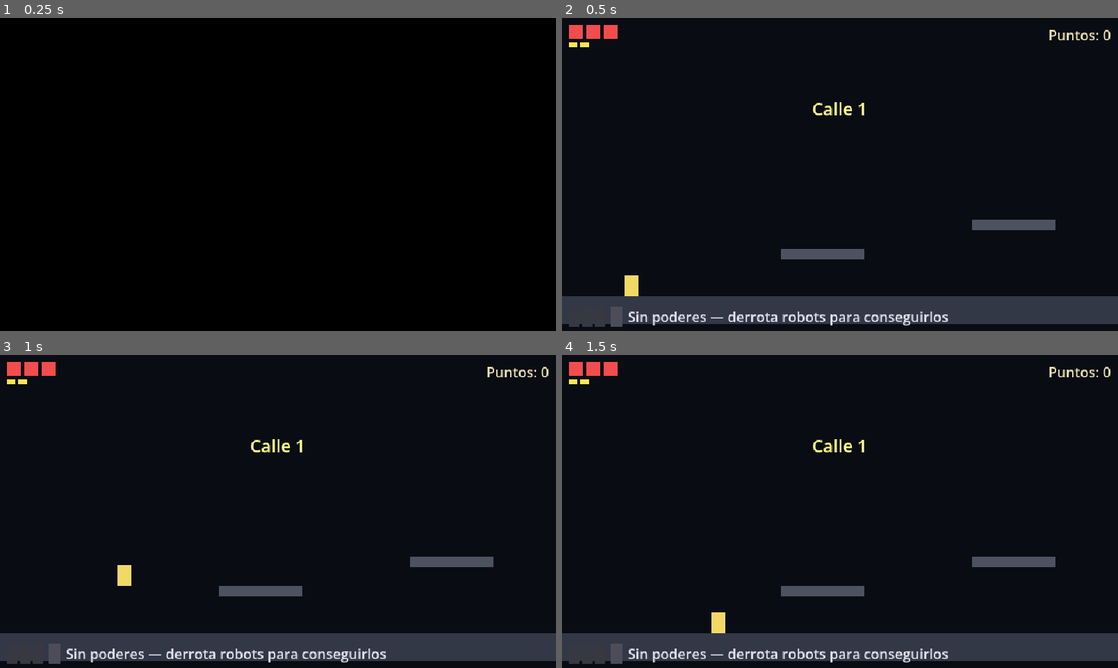
Above: before the commit, frames 1-4 (two rows, left to right).
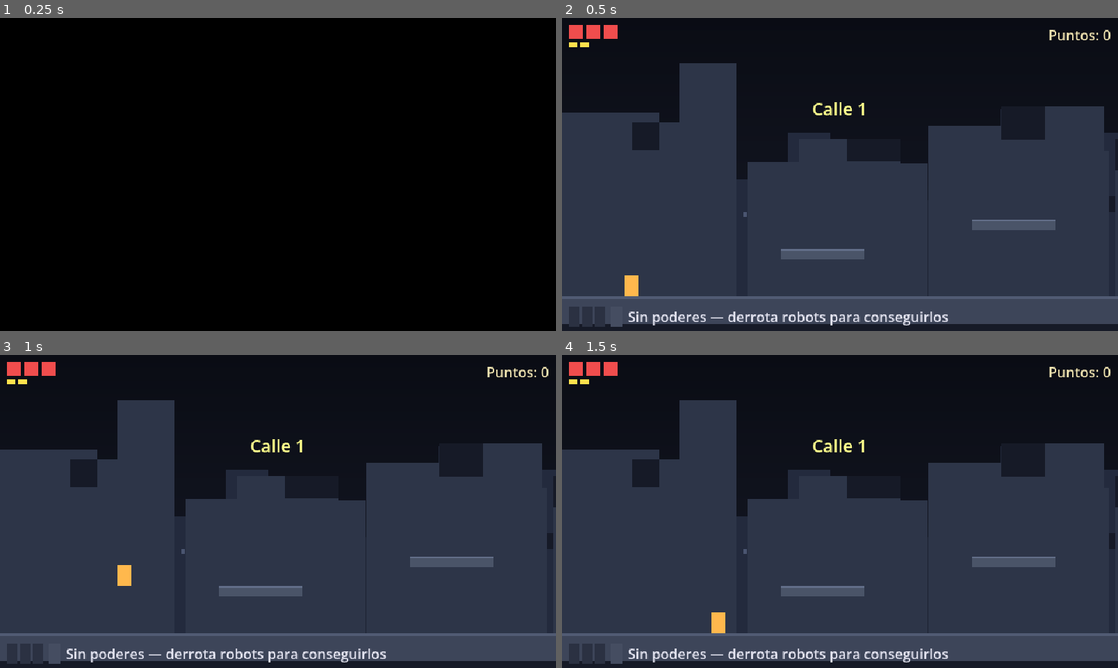
Above: after the commit, the same moments.

Repository: victor-UTR/mundos-de-poder
Game: Godot game, scene res://scenes/Boot.tscn
Two runs of this game, one before a commit and one after it. Both use one fixed random seed, a clock stepped at 60 frames per second and the inputs below.
Inputs (mouse positions are in pixels of both pictures, inside the frame that each line leads up to):
- Up to frame 1 (0.25 s): no input
- Up to frame 2 (0.5 s): no input
- Up to frame 3 (1 s): tap Enter at 0.5 s; move the mouse to (400, 495) at 0.52 s; hold D (move_right) from 0.53 s (still down); tap J (attack) at 0.6 s; click (400, 495) at 0.67 s; tap Space (jump) at 0.77 s
- Up to frame 4 (1.5 s): release D (move_right) at 1.25 s; drag from (728, 527) to (812, 574) at 1.27 s

Frame 1 is identical in both runs. In frame 2, 54% of the frame differs, in the area x 0-100%, y 14-90%; in frame 3, 54%; in frame 4, 54%.

Commit message:
feat: paleta unica y ciudad nocturna de fondo con parallax
El juego se dibujaba sobre un vacio liso y los rectangulos flotaban en la
nada, que era lo que mas lo hacia parecer un prototipo. Y los colores
estaban sueltos: 97 literales Color en 25 archivos, con cuatro grises
"inactivo" distintos que deberian haber sido el mismo.

- Palette.gd (autoload) pasa a ser la fuente de verdad de todo el color.
  Los .tscn conservan literales, pero solo como vista previa del editor:
  en ejecucion mandan los de Palette, que se aplican en _ready.
- CityBackground.gd: skyline en tres capas con parallax, generado por
  codigo con semilla fija y sin un solo PNG (misma pantalla, mismo
  skyline). Lo monta LevelScreen, asi lo heredan las cinco pantallas.
- Legibilidad fondo/primer plano: filo mas claro en suelo y plataformas,
  y todo el decorado mas oscuro que cualquier cosa que se pueda pisar.
- Las plataformas ocultas se revelan en el cian de la Vision, para que se
  vea que estan ahi gracias al poder y no por casualidad.
- El jugador pasa a ambar: antes era casi identico al amarillo del EMP.

Se descarta a proposito el CanvasModulate nocturno: multiplica todos los
CanvasItem, asi que aplanaria justo el contraste que esto busca.

Diff:
--- a/scripts/enemies/Enemy.gd
+++ b/scripts/enemies/Enemy.gd
@@ -24,6 +24,21 @@
 func _ready() -> void:
 	hp = max_hp
 	add_to_group("enemies")
+	_apply_palette()
+
+
+## Sobreescribir en subclases para pintarse desde Palette. Los colores del
+## .tscn son sólo vista previa del editor; los de verdad se aplican aquí.
+func _apply_palette() -> void:
+	pass
+
+
+## Pinta un ColorRect hijo si existe. Evita repetir el get_node_or_null +
+## comprobación en los tres robots.
+func _tint(node_path: String, c: Color) -> void:
+	var n := get_node_or_null(node_path)
+	if n is ColorRect:
+		n.color = c
 
 
 func _physics_process(delta: float) -> void:
@@ -51,14 +66,14 @@
 	if is_dead:
 		return
 	hp -= amount
-	_flash(Color(1, 0.4, 0.4))
+	_flash(Palette.FLASH_HURT)
 	if hp <= 0:
 		_die()
 
 
 func stun(duration: float) -> void:
 	stun_until = Time.get_ticks_msec() / 1000.0 + duration
-	_flash(Color(0.5, 0.8, 1.0))
+	_flash(Palette.FLASH_STUN)
 
 
 func _die() -> void:
--- a/scripts/enemies/Laser.gd
+++ b/scripts/enemies/Laser.gd
@@ -12,6 +12,10 @@
 
 
 func _ready() -> void:
+	# El color del .tscn es sólo vista previa del editor; manda Palette.
+	var sprite := get_node_or_null("Sprite")
+	if sprite is ColorRect:
+		sprite.color = Palette.LASER
 	body_entered.connect(_on_body_entered)
 
 
--- a/scripts/enemies/RobotEscaner.gd
+++ b/scripts/enemies/RobotEscaner.gd
@@ -17,6 +17,12 @@
 	hp = max_hp
 
 
+func _apply_palette() -> void:
+	_tint("Sprite", Palette.ENEMY_SCANNER)
+	_tint("Eye", Palette.ENEMY_SCANNER_EYE)
+	_tint("Antenna", Palette.ENEMY_SCANNER)
+
+
 func _ai_tick(_delta: float) -> void:
 	var dx := global_position.x - _origin_x
 	if dx > patrol_range and _dir > 0:
--- a/scripts/enemies/RobotSirena.gd
+++ b/scripts/enemies/RobotSirena.gd
@@ -19,6 +19,13 @@
 		power_drop = GameState.Power.EMP
 	max_hp = 2
 	hp = max_hp
+
+
+func _apply_palette() -> void:
+	_tint("Sprite", Palette.ENEMY_SIREN)
+	_tint("Light1", Palette.ENEMY_SIREN_LIGHT)
+	_tint("Light2", Palette.ENEMY_SIREN_LIGHT)
+	_tint("Antenna", Palette.ENEMY_SIREN_ANTENNA)
 
 
 func _ai_tick(_delta: float) -> void:
--- a/scripts/enemies/RobotTorreta.gd
+++ b/scripts/enemies/RobotTorreta.gd
@@ -16,6 +16,12 @@
 	max_hp = 3
 	hp = max_hp
 	_fire_at = Time.get_ticks_msec() / 1000.0 + fire_interval
+
+
+func _apply_palette() -> void:
+	_tint("Sprite", Palette.ENEMY_TURRET)
+	_tint("Barrel", Palette.ENEMY_TURRET_BARREL)
+	_tint("Base", Palette.ENEMY_TURRET_BASE)
 
 
 func _ai_tick(_delta: float) -> void:
@@ -50,4 +56,4 @@
 	get_parent().add_child(laser)
 	Audio.play("laser")
 	# Fogonazo del cañón: parpadeo blanco corto.
-	_flash(Color(1, 1, 0.8))
+	_flash(Palette.FLASH_CHARGE)
--- a/scripts/globals/GameState.gd
+++ b/scripts/globals/GameState.gd
@@ -11,24 +11,24 @@
 # level: nivel donde se obtiene
 enum Power { VISION = 1, SHIELD = 2, EMP = 3 }
 
+# Los colores viven en Palette, no aquí: antes estaban duplicados en este
+# diccionario, en Player.tscn, en HUD.gd y en Inventory.gd, y se salían de
+# sincronía en cuanto se tocaba uno.
 const POWER_INFO := {
 	Power.VISION: {
 		"name": "Visión", "level": 1,
 		"desc": "Revela plataformas y botones ocultos.",
 		"source": "Robot-Escáner",
-		"color": Color(0.55, 0.85, 1.0),
 	},
 	Power.SHIELD: {
 		"name": "Escudo", "level": 1,
 		"desc": "Bloquea el próximo golpe recibido.",
 		"source": "Robot-Torreta",
-		"color": Color(0.4, 0.9, 0.5),
 	},
 	Power.EMP: {
 		"name": "Pulso EMP", "level": 1,
 		"desc": "Aturde a los enemigos cercanos 2 segundos.",
 		"source": "Robot-Sirena",
-		"color": Color(1.0, 0.85, 0.3),
 	},
 }
 
@@ -36,10 +36,11 @@
 const POWER_ORDER := [Power.VISION, Power.SHIELD, Power.EMP]
 
 
-## Color del poder, o gris si no existe.
+## Color del poder, o gris si no existe. Se mantiene aquí como fachada
+## porque medio HUD ya llamaba a GameState.power_color(); por dentro delega
+## en Palette, que es la fuente de verdad.
 func power_color(power_id: int) -> Color:
-	var info: Dictionary = POWER_INFO.get(power_id, {})
-	return info.get("color", Color(0.6, 0.6, 0.65))
+	return Palette.power(power_id)
 
 
 ## Nombre del poder, o "?" si no existe.
--- a/scripts/globals/Palette.gd
+++ b/scripts/globals/Palette.gd
@@ -29,8 +29,10 @@
 ## ciudad está desolada, no viva.
 const CITY_WINDOW := Color("4a5570")
 
-## Tinte nocturno global (CanvasModulate). Blanco = sin tinte.
-const NIGHT_TINT := Color("aab4d4")
+# Aquí iba un CanvasModulate con tinte nocturno, y se descartó a propósito:
+# multiplica TODOS los CanvasItem, así que oscurecería también al jugador y
+# a los poderes, aplanando justo el contraste fondo/primer plano que esta
+# paleta busca. El ambiente nocturno ya está en los colores del fondo.
 
 # --- Geometría sólida ------------------------------------------------------
 # Clave de legibilidad: TODO esto es más claro que cualquier capa de fondo,
--- /dev/null
+++ b/scripts/levels/CityBackground.gd
@@ -0,0 +1,167 @@
+extends Node2D
+## Fondo de ciudad nocturna con parallax de tres capas.
+##
+## Antes el juego se dibujaba sobre el `default_clear_color`: un vacío liso.
+## Los rectángulos flotaban en la nada, y eso es lo que más hacía que
+## pareciera un prototipo. Esto le da un sitio donde estar.
+##
+## Se construye entero por código y sin un solo PNG, con siluetas generadas
+## a partir de una semilla fija (misma pantalla = mismo skyline siempre).
+## Cuando lleguen los sprites de la Fase 3, se sustituye el `_draw()` por
+## texturas y el resto de la estructura se queda igual.
+##
+## Estructura:
+##   CanvasLayer(-100) -> cielo en degradado, no se mueve nunca
+##   Parallax2D x3     -> skyline lejano / medio / cercano
+##
+## Perspectiva atmosférica invertida para legibilidad: lo lejano es lo más
+## oscuro (se funde con el cielo) y lo cercano lo más claro, pero SIEMPRE
+## más oscuro que el suelo y las plataformas, para que el niño distinga de
+## un vistazo lo que es decorado de lo que se puede pisar.
+
+## Altura de la línea de suelo. La pasa LevelScreen.
+@export var ground_top: float = 324.0
+
+## Ancho del patrón que se repite. Los edificios se dibujan dentro de este
+## ancho sin cruzar los bordes, así el tileado no tiene costuras.
+const TILE_W := 720.0
+const REPEAT_TIMES := 8
+
+## scroll_scale por capa. 0 = infinitamente lejos (no se mueve), 1 = pegado
+## al mundo (sin parallax). En Y va 1.0 siempre, para que las bases de los
+## edificios se apoyen exactamente en la línea de suelo.
+const LAYERS := [
+	{"scroll": 0.15, "seed": 1001, "count": 26, "min_h": 70.0, "max_h": 145.0,
+		"min_w": 22.0, "max_w": 46.0, "color": "CITY_FAR", "windows": true},
+	{"scroll": 0.32, "seed": 2002, "count": 17, "min_h": 110.0, "max_h": 215.0,
+		"min_w": 38.0, "max_w": 74.0, "color": "CITY_MID", "windows": true},
+	{"scroll": 0.55, "seed": 3003, "count": 10, "min_h": 150.0, "max_h": 275.0,
+		"min_w": 64.0, "max_w": 120.0, "color": "CITY_NEAR", "windows": false},
+]
+
+
+func _ready() -> void:
+	# Muy al fondo: por debajo de suelo, plataformas, enemigos y jugador.
+	z_index = -100
+	_build_sky()
+	for cfg in LAYERS:
+		_build_layer(cfg)
+
+
+# --- Cielo -----------------------------------------------------------------
+func _build_sky() -> void:
+	# En un CanvasLayer aparte para que no lo afecte la cámara: el cielo se
+	# queda quieto por muy lejos que camine el jugador.
+	var layer := CanvasLayer.new()
+	layer.name = "Sky"
+	layer.layer = -100
+	add_child(layer)
+
+	var grad := Gradient.new()
+	grad.set_color(0, Palette.SKY_TOP)
+	grad.set_color(1, Palette.SKY_BOTTOM)
+
+	var tex := GradientTexture2D.new()
+	tex.gradient = grad
+	tex.width = 4
+	tex.height = 256
+	tex.fill_from = Vector2(0, 0)
+	tex.fill_to = Vector2(0, 1)
+
+	var rect := TextureRect.new()
+	rect.texture = tex
+	rect.set_anchors_preset(Control.PRESET_FULL_RECT)
+	rect.expand_mode = TextureRect.EXPAND_IGNORE_SIZE
+	rect.stretch_mode = TextureRect.STRETCH_SCALE
+	rect.mouse_filter = Control.MOUSE_FILTER_IGNORE
+	layer.add_child(rect)
+
+
+# --- Capas de edificios ----------------------------------------------------
+func _build_layer(cfg: Dictionary) -> void:
+	var par := Parallax2D.new()
+	par.name = "City_%d" % cfg["seed"]
+	# En Y va 1.0 a propósito: no queremos parallax vertical, queremos que
+	# los edificios se apoyen en el suelo.
+	par.scroll_scale = Vector2(cfg["scroll"], 1.0)
+	par.repeat_size = Vector2(TILE_W, 0)
+	par.repeat_times = REPEAT_TIMES
+	add_child(par)
+
+	var canvas := Node2D.new()
+	canvas.name = "Draw"
+	var shapes := _generate(cfg)
+	canvas.draw.connect(_paint.bind(canvas, shapes, cfg))
+	par.add_child(canvas)
+
+
+## Genera el skyline de una capa. Semilla fija => mismo resultado siempre,
+## así el fondo no baila entre partidas ni entre frames.
+func _generate(cfg: Dictionary) -> Array:
+	var rng := RandomNumberGenerator.new()
+	rng.seed = cfg["seed"]
+
+	var out := []
+	var count: int = cfg["count"]
+	# Reparto uniforme con jitter, para que no queden alineados como peine.
+	var slot := TILE_W / float(count)
+
+	for i in count:
+		var w := rng.randf_range(cfg["min_w"], cfg["max_w"])
+		var x := i * slot + rng.randf_range(-slot * 0.22, slot * 0.22)
+		x = clampf(x, 0.0, TILE_W - w)
+		var h := rng.randf_range(cfg["min_h"], cfg["max_h"])
+
+		# 1 de cada 4 sale "roto": el remate no es plano, tiene un mordisco.
+		# Es lo que separa una ciudad de una ciudad DESTRUIDA.
+		var broken := rng.randf() < 0.25
+		out.append({
+			"rect": Rect2(x, ground_top - h, w, h),
+			"broken": broken,
+			"bite_w": w * rng.randf_range(0.25, 0.55),
+			"bite_h": h * rng.randf_range(0.08, 0.22),
+			"bite_left": rng.randf() < 0.5,
+			"win_seed": cfg["seed"] + i,
+		})
+	return out
+
+
+func _paint(canvas: Node2D, shapes: Array, cfg: Dictionary) -> void:
+	var base: Color = Palette.get(cfg["color"])
+
+	for s in shapes:
+		var r: Rect2 = s["rect"]
+		canvas.draw_rect(r, base)
+
+		# El "mordisco" del edificio roto: se repinta un trozo del remate
+		# con el color del cielo para simular que le falta la esquina.
+		if s["broken"]:
+			var bx: float = r.position.x if s["bite_left"] else r.end.x - s["bite_w"]
+			canvas.draw_rect(
+				Rect2(bx, r.position.y, s["bite_w"], s["bite_h"]),
+				Palette.SKY_BOTTOM)
+
+		if cfg["windows"]:
+			_paint_windows(canvas, r, s)
+
+
+## Cuatro ventanas mal contadas, apagadas y desalineadas. La ciudad está
+## desolada: si se iluminan todas parece un centro financiero a las 8pm.
+func _paint_windows(canvas: Node2D, r: Rect2, s: Dictionary) -> void:
+	var rng := RandomNumberGenerator.new()
+	rng.seed = s["win_seed"]
+
+	var cols := int(r.size.x / 11.0)
+	var rows := int(r.size.y / 15.0)
+	if cols <= 0 or rows <= 0:
+		return
+
+	for cx in cols:
+		for cy in rows:
+			if rng.randf() > 0.09:
+				continue
+			var wx := r.position.x + 4.0 + cx * 11.0
+			var wy := r.position.y + 7.0 + cy * 15.0
+			if wx + 4.0 > r.end.x - 2.0 or wy + 6.0 > r.end.y:
+				continue
+			canvas.draw_rect(Rect2(wx, wy, 4.0, 6.0), Palette.CITY_WINDOW)
--- a/scripts/levels/Door.gd
+++ b/scripts/levels/Door.gd
@@ -15,9 +15,21 @@
 
 
 func _ready() -> void:
+	_apply_palette()
 	body_entered.connect(_on_body_entered)
 	await get_tree().create_timer(arm_delay).timeout
 	_armed = true
+
+
+## Los colores del .tscn son sólo vista previa del editor; mandan los de
+## Palette. La puerta usa el cian frío del resto de lo "atravesable".
+func _apply_palette() -> void:
+	var frame := get_node_or_null("Frame")
+	if frame is ColorRect:
+		frame.color = Palette.DOOR_FRAME
+	var glow := get_node_or_null("Glow")
+	if glow is ColorRect:
+		glow.color = Palette.DOOR_GLOW
 
 
 func _on_body_entered(body: Node) -> void:
--- a/scripts/levels/LevelScreen.gd
+++ b/scripts/levels/LevelScreen.gd
@@ -24,7 +24,10 @@
 
 const GROUND_THICKNESS := 32.0
 const WALL_HEIGHT := 400.0
-const GROUND_COLOR := Color(0.2, 0.22, 0.28)
+## Grosor del borde superior del suelo. Una franja más clara que separa el
+## suelo del fondo: sin ella, con el parallax detrás, cuesta ver dónde acaba
+## el decorado y empieza lo que se pisa.
+const GROUND_EDGE_H := 3.0
 
 @onready var spawns: Node2D = $Spawns
 
@@ -33,11 +36,23 @@
 
 
 func _ready() -> void:
+	_build_background()
 	_build_ground()
 	_build_walls()
 	_place_player()
 	_setup_camera()
 	_announce()
+
+
+## Ciudad nocturna con parallax detrás de todo. Se monta aquí y no en cada
+## .tscn para que las cinco pantallas la tengan sin duplicar nada.
+func _build_background() -> void:
+	var bg := Node2D.new()
+	bg.name = "CityBackground"
+	bg.set_script(load("res://scripts/levels/CityBackground.gd"))
+	bg.ground_top = ground_top
+	add_child(bg)
+	move_child(bg, 0)
 
 
 # --- Geometría generada ----------------------------------------------------
@@ -64,11 +79,18 @@
 		body.add_child(cs)
 
 		var rect := ColorRect.new()
-		rect.color = GROUND_COLOR
+		rect.color = Palette.GROUND
 		rect.position = Vector2(seg.x, ground_top)
 		rect.size = Vector2(seg_width, GROUND_THICKNESS)
 		rect.mouse_filter = Control.MOUSE_FILTER_IGNORE
 		body.add_child(rect)
+
+		var edge := ColorRect.new()
+		edge.color = Palette.GROUND_EDGE
+		edge.position = Vector2(seg.x, ground_top)
+		edge.size = Vector2(seg_width, GROUND_EDGE_H)
+		edge.mouse_filter = Control.MOUSE_FILTER_IGNORE
+		body.add_child(edge)
 
 	add_child(body)
 	move_child(body, 0)
--- a/scripts/levels/Platform.gd
+++ b/scripts/levels/Platform.gd
@@ -6,21 +6,32 @@
 ## Player._reveal_hidden() recorre el grupo "hidden" y llama a reveal().
 
 @export var size: Vector2 = Vector2(96, 12)
-@export var color: Color = Color(0.3, 0.32, 0.38)
+## Déjalo transparente para usar el color de Palette. Sólo se rellena si una
+## plataforma concreta necesita salirse de la paleta.
+@export var color: Color = Color(0, 0, 0, 0)
 ## Plataforma que sólo se revela con el poder de Visión.
 @export var is_hidden: bool = false
-## Color del contorno tenue que insinúa una plataforma oculta.
-@export var ghost_color: Color = Color(0.55, 0.85, 1.0, 0.10)
+## Igual que `color`: transparente = usa Palette.
+@export var ghost_color: Color = Color(0, 0, 0, 0)
+
+## Grosor del filo superior. Da volumen y deja claro dónde se aterriza.
+const EDGE_H := 2.0
 
 var _revealed_until: float = 0.0
 
 @onready var _shape: CollisionShape2D = CollisionShape2D.new()
 @onready var _rect: ColorRect = ColorRect.new()
+@onready var _edge: ColorRect = ColorRect.new()
 
 
 func _ready() -> void:
 	collision_layer = 1
 	collision_mask = 0
+
+	if color.a == 0.0:
+		color = Palette.PLATFORM
+	if ghost_color.a == 0.0:
+		ghost_color = Palette.PLATFORM_GHOST
 
 	var rect_shape := RectangleShape2D.new()
 	rect_shape.size = size
@@ -32,11 +43,17 @@
 	_rect.mouse_filter = Control.MOUSE_FILTER_IGNORE
 	add_child(_rect)
 
+	_edge.position = -size * 0.5
+	_edge.size = Vector2(size.x, EDGE_H)
+	_edge.mouse_filter = Control.MOUSE_FILTER_IGNORE
+	add_child(_edge)
+
 	if is_hidden:
 		add_to_group("hidden")
 		_set_solid(false)
 	else:
 		_rect.color = color
+		_edge.color = Palette.PLATFORM_EDGE
 
 
 func _process(_delta: float) -> void:
@@ -60,4 +77,7 @@
 	_shape.disabled = not on
 	# Aunque esté "oculta" se deja un fantasma muy tenue: el niño intuye que
 	# ahí hay algo y aprende a usar la Visión sin que se lo digan.
-	_rect.color = color if on else ghost_color
+	# Al revelarse se pinta con el cian de la Visión, no con el gris normal:
+	# así queda claro que está ahí GRACIAS al poder, y no por casualidad.
+	_rect.color = Palette.PLATFORM_REVEALED if on else ghost_color
+	_edge.color = Palette.alpha(Palette.POWER_VISION, 0.75 if on else 0.0)
--- a/scripts/levels/Server.gd
+++ b/scripts/levels/Server.gd
@@ -111,10 +111,10 @@
 # --- Presentación ----------------------------------------------------------
 func _refresh_visuals() -> void:
 	if is_off:
-		body_rect.color = Color(0.25, 0.4, 0.3)
-		light.color = Color(0.4, 0.95, 0.5)
+		body_rect.color = Palette.SERVER_BODY_OFF
+		light.color = Palette.SERVER_LIGHT_READY
 		return
-	body_rect.color = Color(0.35, 0.2, 0.24)
+	body_rect.color = Palette.SERVER_BODY
 	# La luz avisa de si ahora mismo se puede actuar: verde = adelante.
 	var now := Time.get_ticks_msec() / 1000.0
 	var ready_now := false
@@ -125,7 +125,7 @@
 			ready_now = now < _stunned_until
 		GameState.Power.SHIELD:
 			ready_now = _player != null and _player.shield_charges > 0
-	light.color = Color(0.4, 0.95, 0.5) if ready_now else Color(0.95, 0.3, 0.3)
+	light.color = Palette.SERVER_LIGHT_READY if ready_now else Palette.SERVER_LIGHT_LOCKED
 
 
 func _requirement_hint() -> String:
--- a/scripts/player/Player.gd
+++ b/scripts/player/Player.gd
@@ -48,6 +48,7 @@
 
 func _ready() -> void:
 	add_to_group("player")
+	_apply_palette()
 	if not GameState.backpack.is_empty():
 		active_power = GameState.backpack[0]
 	GameState.power_collected.connect(_on_power_collected)
@@ -59,6 +60,21 @@
 	# el save. Sin esto, si arrancas con mochila precargada el HUD dice
 	# "Poder: —" hasta que pulses TAB.
 	call_deferred("_emit_initial_state")
+
+
+## Los colores del .tscn son sólo vista previa del editor. Los de verdad
+## salen de Palette, para que cambiar el aspecto del juego sea un archivo.
+func _apply_palette() -> void:
+	if sprite:
+		sprite.color = Palette.PLAYER
+	if hitbox_sprite:
+		hitbox_sprite.color = Palette.PLAYER_HITBOX
+	var ring := get_node_or_null("ShieldAura/Ring")
+	if ring:
+		ring.color = Palette.SHIELD_RING
+	var inner := get_node_or_null("ShieldAura/Inner")
+	if inner:
+		inner.color = Palette.SHIELD_INNER
 
 
 func _emit_initial_state() -> void:
@@ -165,7 +181,7 @@
 		shield_charges_changed.emit(shield_charges)
 		_update_shield_aura()
 		_apply_knockback(push_dir, 0.6)
-		_flash(Color(0.4, 0.8, 1.0))
+		_flash(Palette.FLASH_SHIELD)
 		invulnerable_until = now + 0.7
 		return
 
@@ -176,10 +192,10 @@
 	if _hits_left_this_life <= 0:
 		GameState.lose_life()
 		_hits_left_this_life = hits_per_life
-		_flash(Color(1.0, 0.25, 0.25))
+		_flash(Palette.FLASH_HURT)
 		invulnerable_until = now + 1.1
 	else:
-		_flash(Color(1.0, 0.6, 0.3))
+		_flash(Palette.FLASH_KNOCKBACK)
 		invulnerable_until = now + 0.8
 	hits_before_life_changed.emit(_hits_left_this_life)
 
@@ -279,7 +295,7 @@
 			shield_charges += 1
 			shield_charges_changed.emit(shield_charges)
 			_update_shield_aura()
-			_flash(Color(0.4, 0.8, 1.0))
+			_flash(Palette.FLASH_SHIELD)
 			Audio.play_ui_switch()
 		GameState.Power.EMP:
 			var stunned := _emit_emp()
@@ -313,7 +329,7 @@
 			if e.has_method("stun"):
 				e.stun(2.0)
 				stunned += 1
-	_flash(Color(1.0, 1.0, 0.4))
+	_flash(Palette.FLASH_EMP)
 	return stunned
 
 
--- a/scripts/ui/HUD.gd
+++ b/scripts/ui/HUD.gd
@@ -55,17 +55,17 @@
 		var power_id := i + 1
 		var base: Color = GameState.power_color(power_id)
 		if not GameState.has_power(power_id):
-			slot.color = Color(0.22, 0.22, 0.26)
+			slot.color = Palette.UI_SLOT
 		elif power_id == active_power:
 			slot.color = base
 		else:
-			slot.color = Color(base.r, base.g, base.b, 0.4)
+			slot.color = Palette.alpha(base, 0.4)
 
 
 func _on_lives_changed(n: int) -> void:
 	for i in life_boxes.get_child_count():
 		var box: ColorRect = life_boxes.get_child(i)
-		box.color = Color(0.95, 0.3, 0.3) if i < n else Color(0.25, 0.25, 0.28)
+		box.color = Palette.UI_LIFE if i < n else Palette.UI_SLOT
 
 
 func _on_score_changed(s: int) -> void:
@@ -76,7 +76,7 @@
 	_refresh_slots(power_id)
 	if power_id == -1:
 		power_label.text = "Sin poderes — derrota robots para conseguirlos"
-		power_dot.color = Color(0.3, 0.3, 0.35)
+		power_dot.color = Palette.UI_INACTIVE
 		return
 	var info: Dictionary = GameState.POWER_INFO.get(power_id, {"name": "?"})
 	power_label.text = "Poder: %s (%d/3)   Q usar · TAB cambiar" % [
@@ -105,7 +105,7 @@
 	# Rellena los pips de golpes restantes hasta perder vida.
 	for i in hit_pips.get_child_count():
 		var pip: ColorRect = hit_pips.get_child(i)
-		pip.color = Color(1, 0.9, 0.3) if i < remaining else Color(0.3, 0.3, 0.35)
+		pip.color = Palette.UI_PIP if i < remaining else Palette.UI_INACTIVE
 
 
 var _toast_tween: Tween
--- a/scripts/ui/Inventory.gd
+++ b/scripts/ui/Inventory.gd
@@ -5,7 +5,9 @@
 ## Pausa el juego mientras está abierta y permite cambiar de poder con
 ## 1/2/3, para que se pueda consultar con calma sin que te maten mientras.
 
-const LOCKED_COLOR := Color(0.28, 0.28, 0.32)
+# Antes había aquí un LOCKED_COLOR propio, que era uno de los cuatro grises
+# "apagado" distintos que tenía el proyecto. Ahora sale de Palette. No puede
+# ser const: las constantes no pueden leer un autoload.
 
 @onready var list: VBoxContainer = $Panel/Box/List
 @onready var gifts_label: Label = $Panel/Box/Gifts
@@ -124,7 +126,7 @@
 
 	var dot := ColorRect.new()
 	dot.custom_minimum_size = Vector2(18, 18)
-	dot.color = color if owned else LOCKED_COLOR
+	dot.color = color if owned else Palette.UI_INACTIVE
 	hbox.add_child(dot)
 
 	var texts := VBoxContainer.new()
@@ -135,7 +137,7 @@
 	var title := Label.new()
 	var prefix := "[%s] " % slot_text if slot_text != "" else ""
 	title.text = "%s%s" % [prefix, info.get("name", "?")]
-	title.add_theme_color_override("font_color", color if owned else LOCKED_COLOR)
+	title.add_theme_color_override("font_color", color if owned else Palette.UI_INACTIVE)
 	texts.add_child(title)
 
 	var desc := Label.new()
@@ -146,20 +148,20 @@
 	else:
 		desc.text = "Bloqueado — lo suelta el %s" % info.get("source", "?")
 	desc.add_theme_font_size_override("font_size", 11)
-	desc.add_theme_color_override("font_color", Color(0.75, 0.78, 0.82))
+	desc.add_theme_color_override("font_color", Palette.UI_TEXT_DIM)
 	desc.autowrap_mode = TextServer.AUTOWRAP_WORD_SMART
 	texts.add_child(desc)
 
 	var state := Label.new()
 	if is_active:
 		state.text = "EN USO"
-		state.add_theme_color_override("font_color", Color(1, 0.95, 0.5))
+		state.add_theme_color_override("font_color", Palette.UI_TEXT_HILITE)
 	elif owned:
 		state.text = "en mochila"
-		state.add_theme_color_override("font_color", Color(0.7, 0.75, 0.8))
+		state.add_theme_color_override("font_color", Palette.UI_TEXT_DIM)
 	else:
 		state.text = "—"
-		state.add_theme_color_override("font_color", LOCKED_COLOR)
+		state.add_theme_color_override("font_color", Palette.UI_INACTIVE)
 	state.add_theme_font_size_override("font_size", 11)
 	state.custom_minimum_size = Vector2(76, 0)
 	state.horizontal_alignment = HORIZONTAL_ALIGNMENT_RIGHT
Not shown, added: scripts/globals/Palette.gd.uid
Not shown, added: scripts/levels/CityBackground.gd.uid
